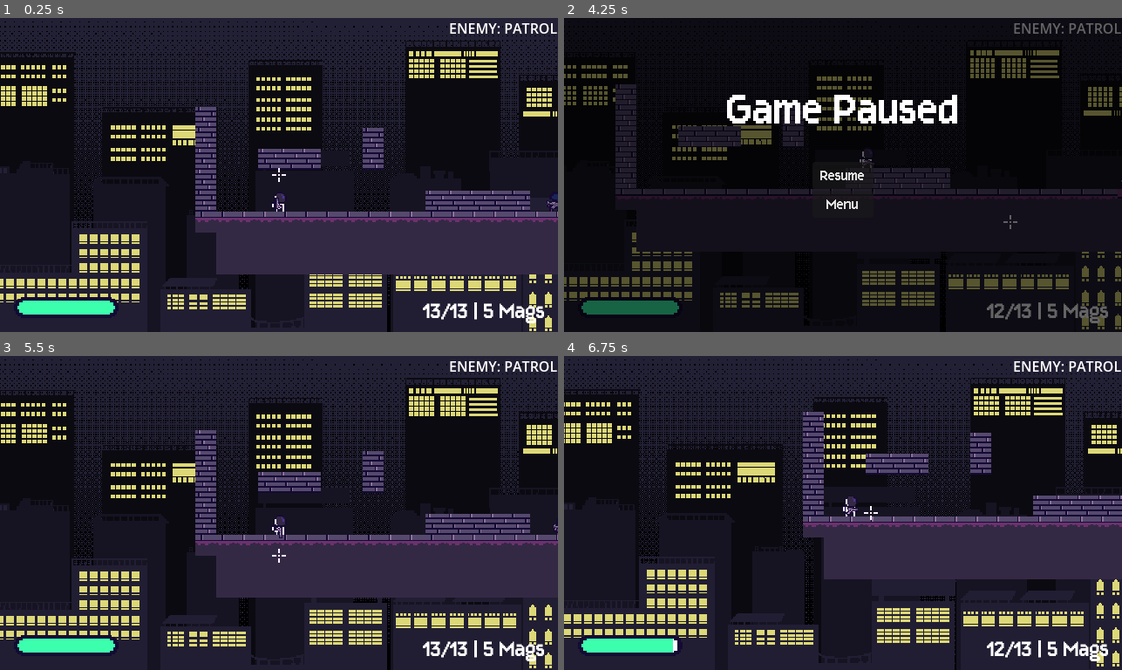
Above: before the commit, frames 1-4 (two rows, left to right).
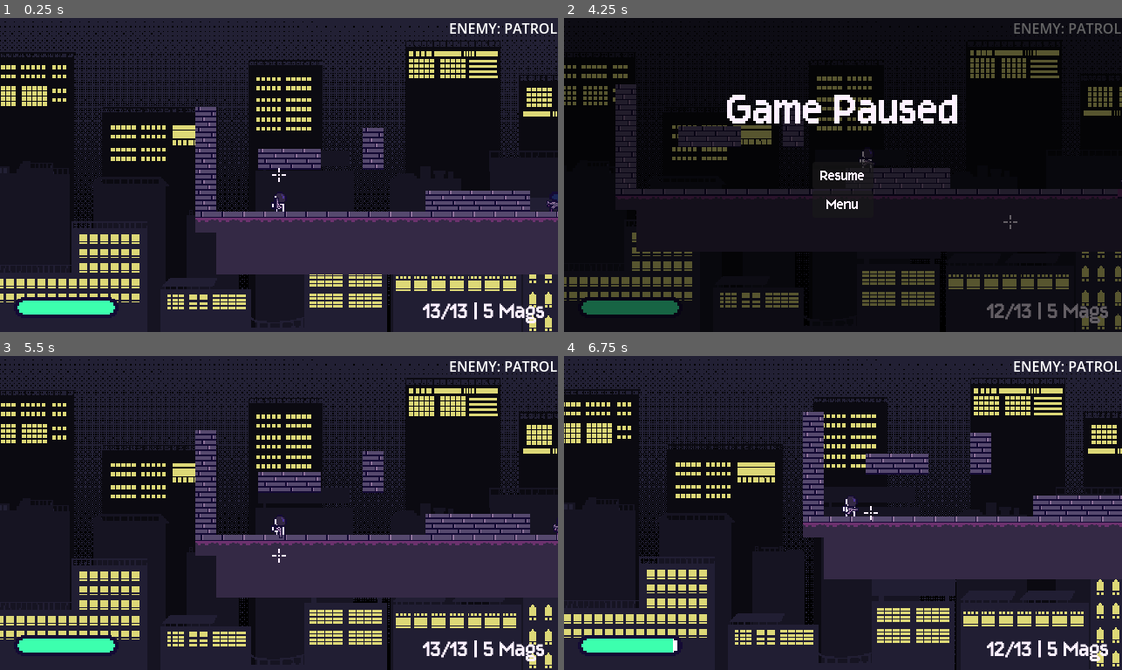
Above: after the commit, the same moments.

Repository: kyteidev/rogueshot
Game: Godot game, scene res://scenes/game_debug.tscn
Two runs of this game, one before a commit and one after it. Both use one fixed random seed, a clock stepped at 60 frames per second and the inputs below.
Inputs (mouse positions are in pixels of both pictures, inside the frame that each line leads up to):
- Up to frame 1 (0.25 s): no input
- Up to frame 2 (4.25 s): move the mouse to (965, 159) at 0.52 s; press the mouse at (965, 159) at 0.53 s; hold D (player_right) 0.53-2.03 s; tap W (player_jump) at 0.77, 1.52, 3.02, 3.77 s; move the mouse to (731, 190) at 1.27 s; release the mouse at (731, 190) at 1.28 s; tap Shift (player_sprint) at 1.35 s; move the mouse to (898, 105) at 2.02 s; hold A (player_left) 2.03-2.78 s; tap 1 (weapon_1) at 2.1 s; move the mouse to (815, 237) at 2.77 s; hold D (player_right) from 2.78 s (still down); tap 2 (weapon_2) at 2.85 s; move the mouse to (1010, 222) at 3.52 s; tap Q (weapon_cycle) at 3.6 s; tap Escape (ui_cancel) at 4.15 s
- Up to frame 3 (5.5 s): release D (player_right) at 4.25 s; click "Menu" at 4.25 s; click "Play" at 5 s
- Up to frame 4 (6.75 s): move the mouse to (675, 465) at 5.77 s; hold A (player_left) 5.78-6.53 s; click (675, 465) at 5.85 s; tap W (player_jump) at 6.02 s; move the mouse to (870, 513) at 6.52 s; hold D (player_right) from 6.53 s (still down); hold Shift (player_sprint) from 6.53 s (still down)

The runs differ from the first frame. In frame 2, 0.2% of the frame differs, in the area x 45-54%, y 48-61%; in frame 3, less than 0.1%; in frame 4, less than 0.1%.

Commit message:
fix text color

Diff:
--- a/scenes/menus/death_menu.tscn
+++ b/scenes/menus/death_menu.tscn
@@ -7,6 +7,7 @@
 [sub_resource type="LabelSettings" id="LabelSettings_jgt2l"]
 font = ExtResource("1_s3l4v")
 font_size = 36
+font_color = Color(0.99215686, 0.94509804, 1, 1)
 
 [node name="DeathMenu" type="CanvasLayer" unique_id=1157925721]
 script = ExtResource("1_nx5j2")
--- a/scenes/menus/main_menu.tscn
+++ b/scenes/menus/main_menu.tscn
@@ -11,9 +11,11 @@
 [sub_resource type="LabelSettings" id="LabelSettings_nxcxh"]
 font = ExtResource("1_xqga4")
 font_size = 64
+font_color = Color(0.99215686, 0.94509804, 1, 1)
 
 [sub_resource type="LabelSettings" id="LabelSettings_4iqke"]
 font = ExtResource("1_xqga4")
+font_color = Color(0.99215686, 0.94509804, 1, 1)
 
 [node name="MainMenu" type="CanvasLayer" unique_id=1172912784]
 script = ExtResource("1_8r73w")
@@ -102,6 +104,11 @@
 grow_horizontal = 2
 grow_vertical = 2
 theme = ExtResource("6_ng0o5")
+theme_override_colors/font_color = Color(0.99215686, 0.94509804, 1, 1)
+theme_override_colors/font_focus_color = Color(0.99215686, 0.94509804, 1, 1)
+theme_override_colors/font_pressed_color = Color(0.99215686, 0.94509804, 1, 1)
+theme_override_colors/font_hover_color = Color(0.99215686, 0.94509804, 1, 1)
+theme_override_colors/font_hover_pressed_color = Color(0.99215686, 0.94509804, 1, 1)
 text = "Play"
 
 [node name="QuitButton" type="Button" parent="." unique_id=1654224469]
@@ -117,6 +124,11 @@
 grow_horizontal = 2
 grow_vertical = 2
 theme = ExtResource("6_ng0o5")
+theme_override_colors/font_color = Color(0.99215686, 0.94509804, 1, 1)
+theme_override_colors/font_focus_color = Color(0.99215686, 0.94509804, 1, 1)
+theme_override_colors/font_pressed_color = Color(0.99215686, 0.94509804, 1, 1)
+theme_override_colors/font_hover_color = Color(0.99215686, 0.94509804, 1, 1)
+theme_override_colors/font_hover_pressed_color = Color(0.99215686, 0.94509804, 1, 1)
 text = "Quit"
 
 [node name="Version" type="Label" parent="." unique_id=1103752527]
--- a/scenes/menus/pause_menu.tscn
+++ b/scenes/menus/pause_menu.tscn
@@ -7,6 +7,7 @@
 [sub_resource type="LabelSettings" id="LabelSettings_nxcxh"]
 font = ExtResource("2_7unhi")
 font_size = 48
+font_color = Color(0.99215686, 0.94509804, 1, 1)
 
 [node name="PauseManu" type="CanvasLayer" unique_id=1248834952]
 process_mode = 3
@@ -45,6 +46,11 @@
 grow_horizontal = 2
 grow_vertical = 2
 theme = ExtResource("3_gsnt3")
+theme_override_colors/font_color = Color(0.99215686, 0.94509804, 1, 1)
+theme_override_colors/font_focus_color = Color(0.99215686, 0.94509804, 1, 1)
+theme_override_colors/font_pressed_color = Color(0.99215686, 0.94509804, 1, 1)
+theme_override_colors/font_hover_color = Color(0.99215686, 0.94509804, 1, 1)
+theme_override_colors/font_hover_pressed_color = Color(0.99215686, 0.94509804, 1, 1)
 text = "Resume"
 
 [node name="MenuButton" type="Button" parent="." unique_id=903730864]
@@ -60,6 +66,11 @@
 grow_horizontal = 2
 grow_vertical = 2
 theme = ExtResource("3_gsnt3")
+theme_override_colors/font_color = Color(0.99215686, 0.94509804, 1, 1)
+theme_override_colors/font_focus_color = Color(0.99215686, 0.94509804, 1, 1)
+theme_override_colors/font_pressed_color = Color(0.99215686, 0.94509804, 1, 1)
+theme_override_colors/font_hover_color = Color(0.99215686, 0.94509804, 1, 1)
+theme_override_colors/font_hover_pressed_color = Color(0.99215686, 0.94509804, 1, 1)
 text = "Menu"
 
 [connection signal="pressed" from="ResumeButton" to="." method="_on_resume_button_pressed"]
--- a/settings/label_hud.tres
+++ b/settings/label_hud.tres
@@ -5,3 +5,4 @@
 [resource]
 font = ExtResource("1_l63x1")
 font_size = 24
+font_color = Color(0.99215686, 0.94509804, 1, 1)
